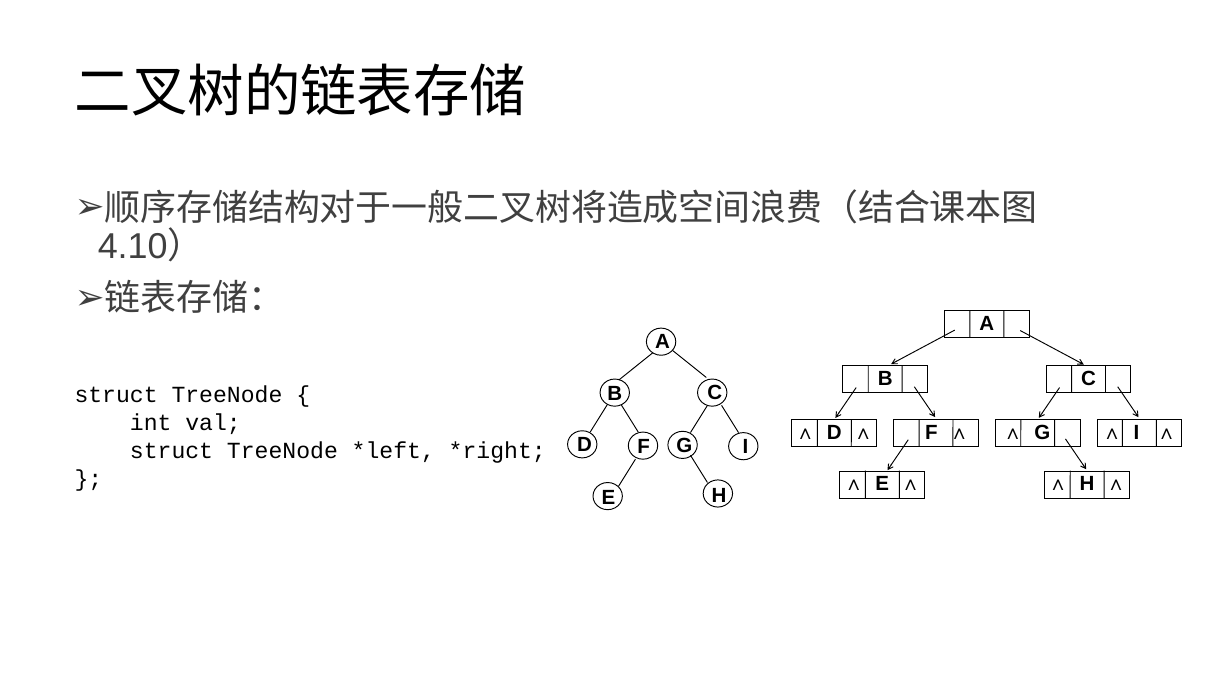
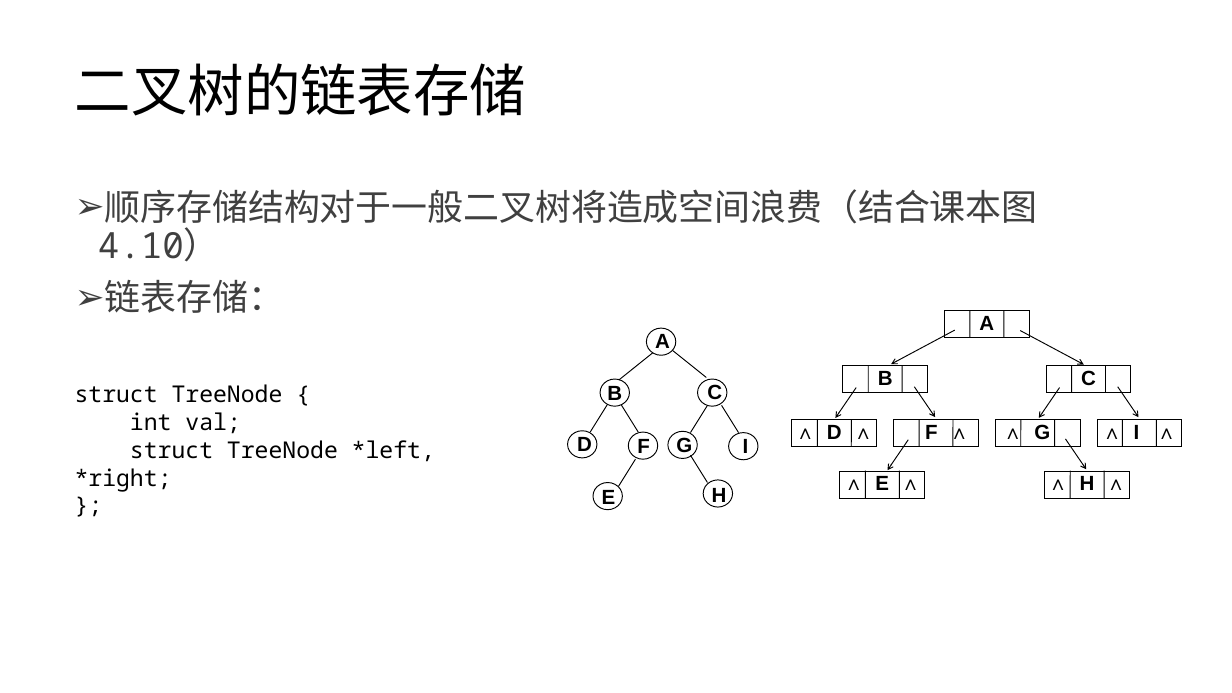
Before and after one commit to lezhang-thu/data-structure, a slide deck: slide 11 of tree/2022秋季-数据结构-第4章-树a.pptx. Drawn at 1232x693 pixels with LibreOffice and Linux fonts; fonts in the diff are those of the drawing. Boxes give left, top, right and bottom in pixels: in the first picture for what was removed or moved away, otherwise in the second. Text is boxed around its words. In the diff, an @@ line names an element or a change of style, - is before the commit and + after.

```diff
--- a/tree/2022秋季-数据结构-第4章-树a.pptx
+++ b/tree/2022秋季-数据结构-第4章-树a.pptx
@@ text "顺序存储结构对于一般二叉树将造成空间浪费（结合课本图4.10）" at [98, 189, 1038, 313]: font Arial to Noto Sans Mono @@
@@ text "struct TreeNode {" at [75, 384, 435, 491]: font Courier New to Noto Sans Mono @@
```
Also in this commit, not shown: 13 other slides changed, 2 other files.
